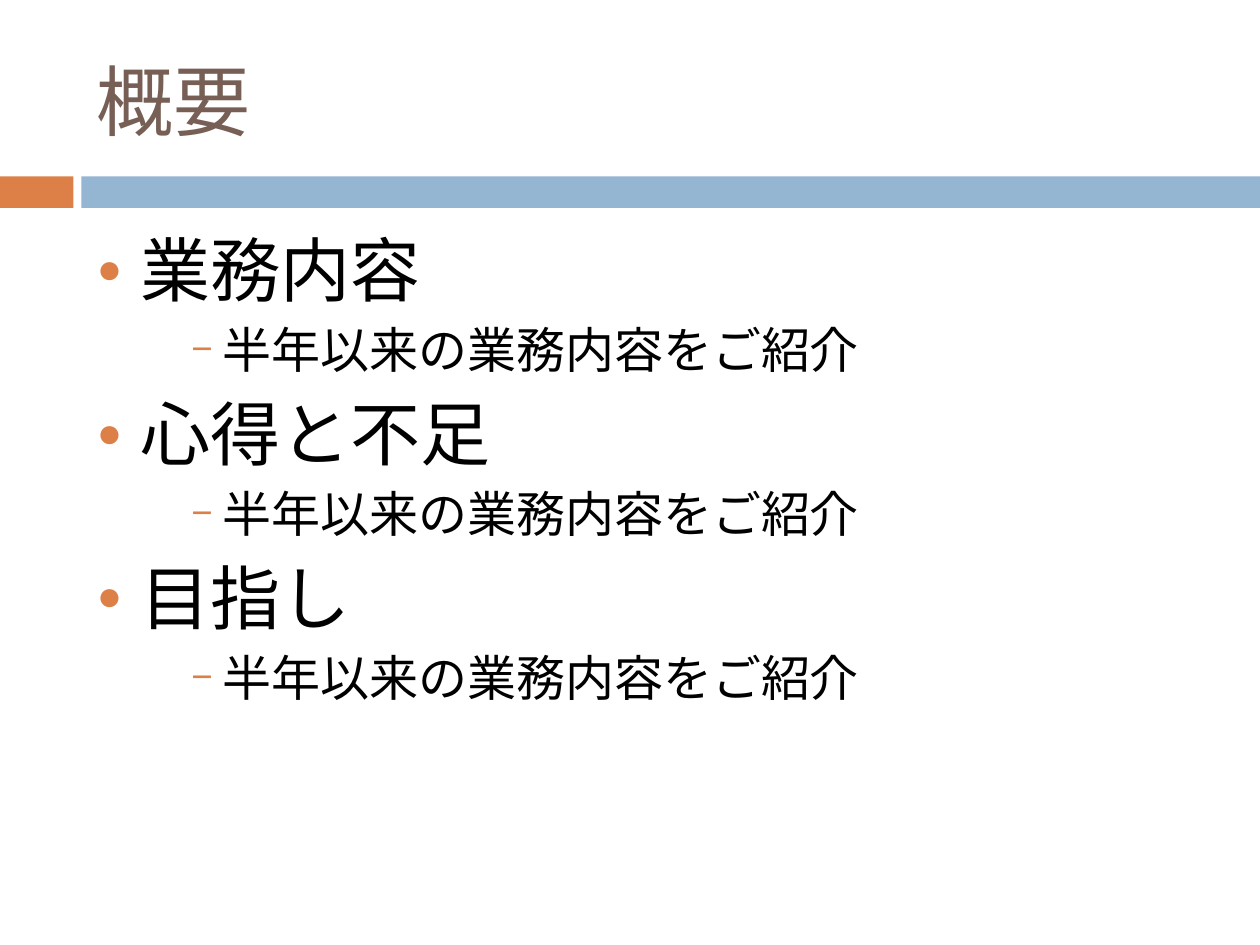
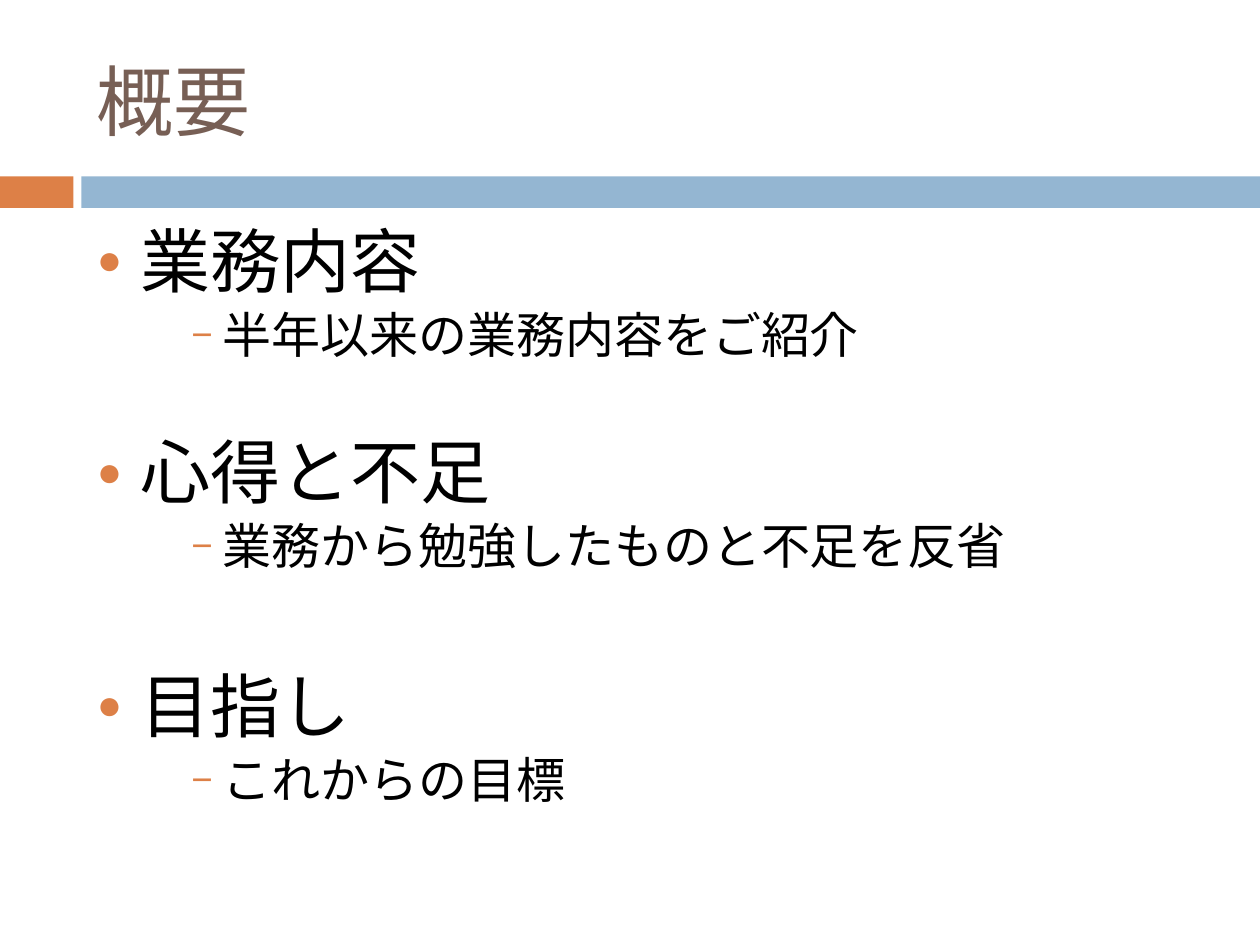
Before and after one commit to uil330/git, a slide deck: slide 2 of 業務報告.ppt. Drawn at 1260x945 pixels with LibreOffice and Linux fonts; fonts in the diff are those of the drawing. Boxes give left, top, right and bottom in pixels: in the first picture for what was removed or moved away, otherwise in the second. Text is boxed around its words. In the diff, an @@ line names an element or a change of style, - is before the commit and + after.

```diff
--- a/業務報告.ppt
+++ b/業務報告.ppt
@@ text at (141,227,859,738): line spacing 1 to 0.9 @@
@@ text at (223,522,1006,568): text changed @@
-    − 半年以来の業務内容をご紹介
+    − 業務から勉強したものと不足を反省
@@ text at (223,756,566,802): text changed @@
-    − 半年以来の業務内容をご紹介
+    − これからの目標
```
Also in this commit, not shown: 2 other slides changed, 5 slides added, 2 slides removed.
